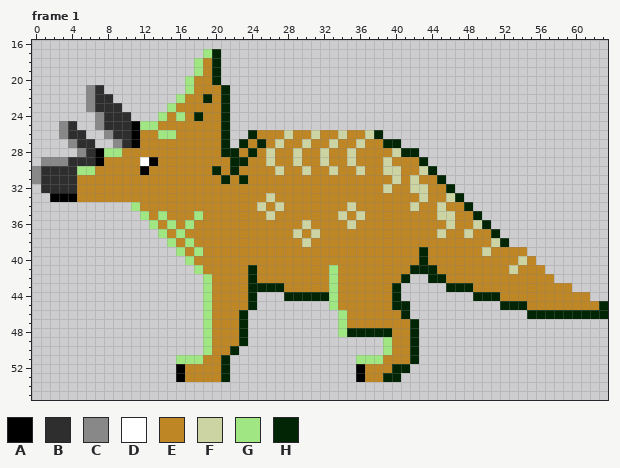
Pixel-art file: Art/Raw Files/triceratops-0004.aseprite. The picture above was drawn from the file before the commit.
64x64 pixels, 1 frame. Shown: frame 1: x 0..63, y 16..55. The commit also changed other frames, which this record leaves out.
Palette (. is transparent): A #000000  B #2e2e2e  C #888888  D #ffffff  E #be8625  F #ccd4a3  G #a0e784  H #022605
Once edited:
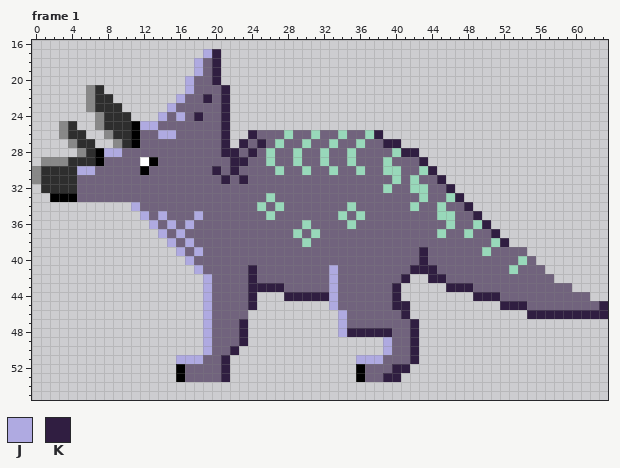
Colours new in this view: J #afaae1  K #301e41
What changed:
colour E: #be8625 -> #71637d
colour F: #ccd4a3 -> #98d8ba
Changed rows in their new state; - is a pixel that keeps its letter.
Frame 1:
first column x 5:
17 --------------JK-------------------------------------------
18 -------------J-K-------------------------------------------
19 -------------J-K-------------------------------------------
20 ------------J--K-------------------------------------------
21 ------------J---K------------------------------------------
22 -----------J--K-K------------------------------------------
23 ----------J-----K------------------------------------------
24 ---------J-J-K--K------------------------------------------
25 -------JJ-------K------------------------------------------
26 ---------JJ-----K--K-------------K-------------------------
27 ----------------K-K-K-------------KK-----------------------
28 ---JJ-----------KK-K----------------KK---------------------
29 -----------------KK-------------------K--------------------
30 JJ-------------K-K---------------------K-------------------
31 ----------------K-K---------------------K------------------
32 -----------------------------------------K-----------------
33 ------------------------------------------K----------------
34 ------J------------------------------------K---------------
35 -------J-J---J------------------------------K--------------
36 --------J-J-J--------------------------------K-------------
37 ---------J-J----------------------------------K------------
38 ----------J-J----------------------------------K-----------
39 -----------J-J------------------------K--------------------
40 ------------J-------------------------K--------------------
41 -------------J-----K--------J--------KKK-------------------
42 --------------J----K--------J-------K--KK------------------
43 --------------J----KKKK-----J------K-----KKK---------------
44 --------------J----K---KKKKKJ------K--------KKK------------
45 --------------J----K--------J------KK----------KKK--------K
46 --------------J---E----------J------K-------------KKKKKKKKK
47 --------------J---K----------J-------K---------------------
48 --------------J---K----------JKKKKK--K---------------------
49 --------------J---K---------------J--K---------------------
50 --------------J--K----------------J--K---------------------
51 -----------JJJ--K--------------JJJ---K---------------------
52 ----------------K------------------KK----------------------
53 ----------------K-----------------KK-----------------------
Pixel boxes of the changes (left, top, right, bottom) in both pictures:
changed: (77, 49, 608, 382)
